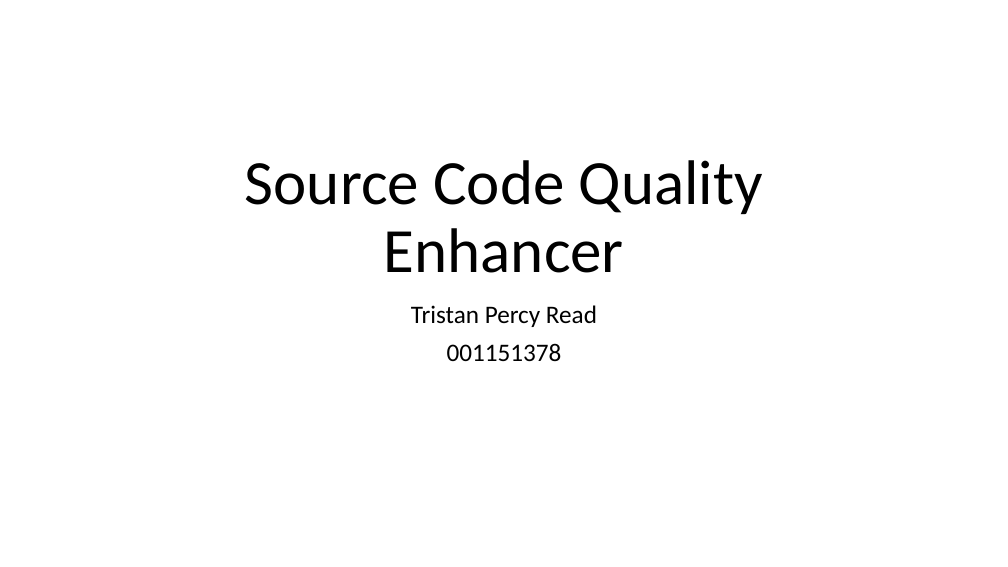
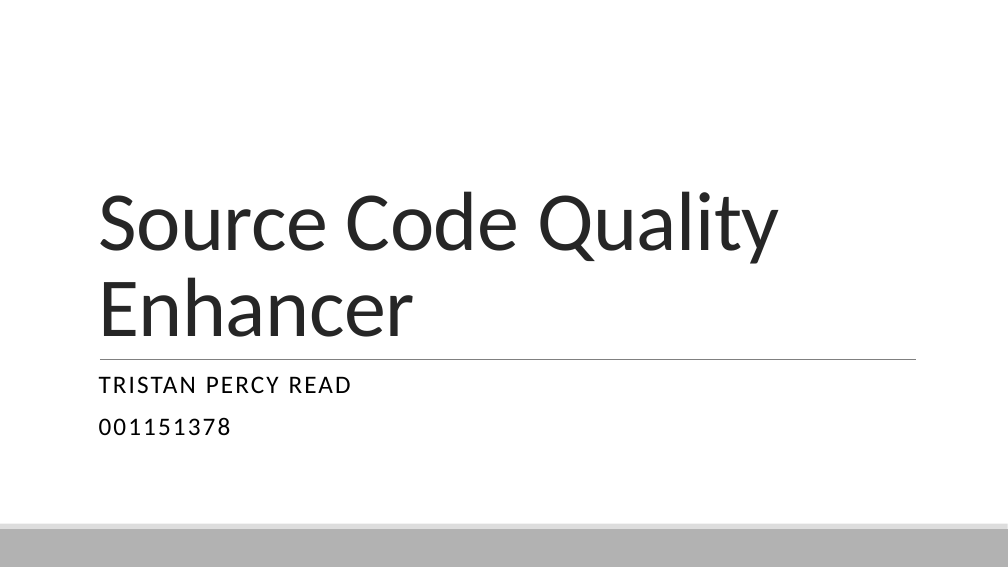
Before and after one commit to ReadieFur/SourceCodeQualityEnhancer-BEngSoftwareEngineeringDissertation-UniversityOfGreenwich, a slide deck: slide 1 of Demonstration.pptx. Drawn at 1008x567 pixels with LibreOffice and Linux fonts; fonts in the diff are those of the drawing. Boxes give left, top, right and bottom in pixels: in the first picture for what was removed or moved away, otherwise in the second. Text is boxed around its words. In the diff, an @@ line names an element or a change of style, - is before the commit and + after.

```diff
--- a/Demonstration.pptx
+++ b/Demonstration.pptx
@@ title "Source Code Quality Enhancer": place and size @@
-title "Source Code Quality Enhancer" at <box>245,160,763,273</box>
+title "Source Code Quality Enhancer" at <box>98,191,779,337</box>
@@ title "Source Code Quality Enhancer" at <box>98,191,779,337</box>: size 60 to 80 pt, text colour #000000 to #262626, letter spacing 0 to -0.5 pt; alignment centre to left; line spacing 0.9 to 0.85 @@
@@ line added from (100, 359) to (917, 359), #808080 0.5 pt @@
@@ subtitle "TRISTAN PERCY READ": place and size @@
-subtitle "TRISTAN PERCY READ" at <box>411,305,597,361</box>
+subtitle "TRISTAN PERCY READ" at <box>99,376,351,435</box>
@@ subtitle at <box>99,376,351,393</box>: text changed @@
-Tristan Percy Read
+TRISTAN PERCY READ
@@ subtitle at <box>99,417,231,435</box>: letter spacing 0 to 2 pt in "001151378"; alignment centre to left; more space between paragraphs @@
@@ rectangle added at <box>0,529,1008,567</box>, fill #B2B2B2 @@
@@ rectangle added at <box>0,524,1008,529</box>, fill #DDDDDD @@
```
Also in this commit, not shown: 21 other slides changed.
